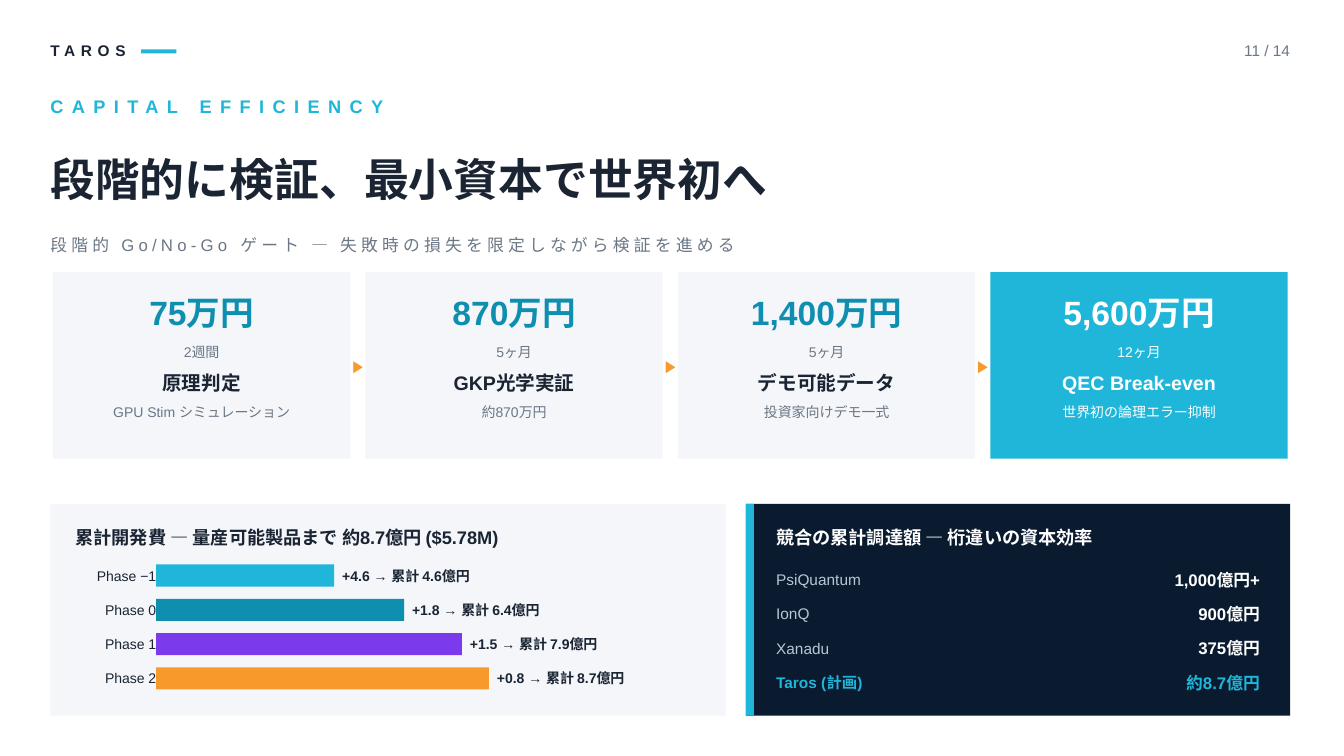
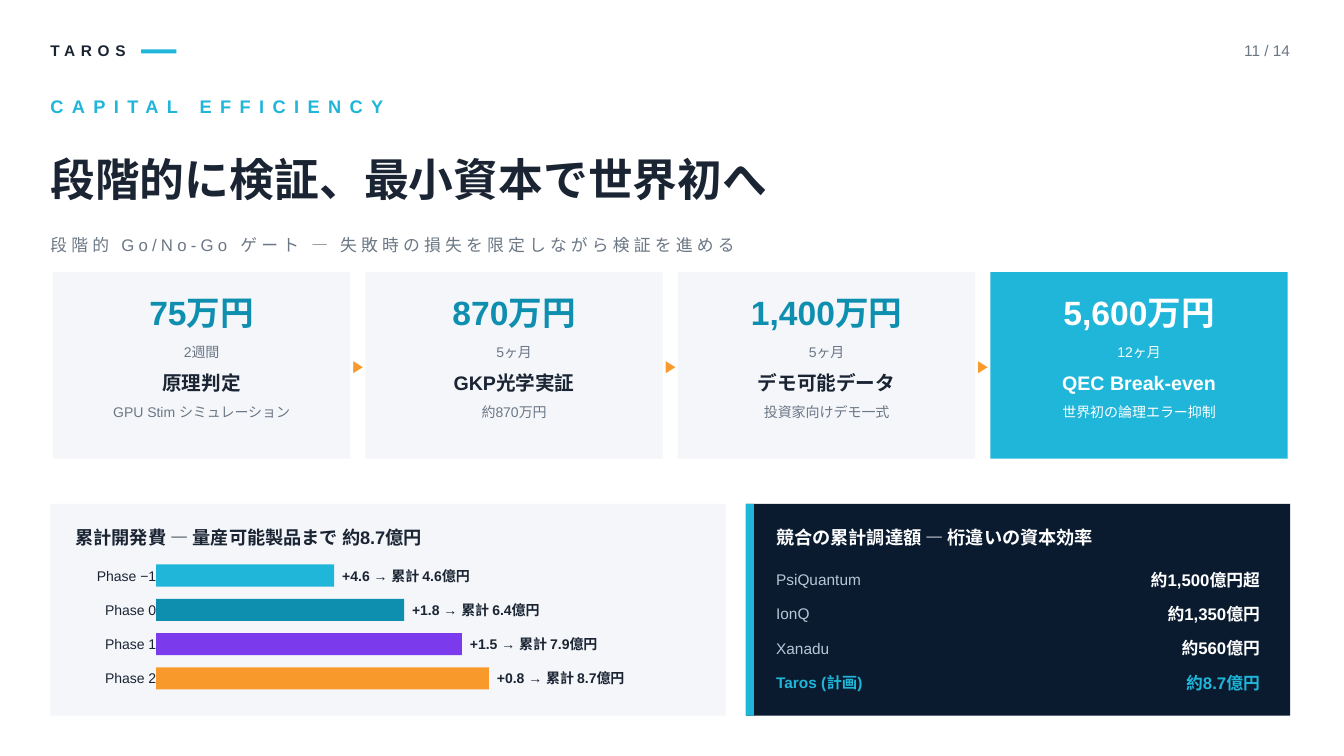
Before and after one commit to TomohiroTani28/Taros, a slide deck: slide 11 of assets/TAROS_Investor_Pitch_Revised.pptx. Drawn at 1344x756 pixels with LibreOffice and Linux fonts; fonts in the diff are those of the drawing. Boxes give left, top, right and bottom in pixels: in the first picture for what was removed or moved away, otherwise in the second. Text is boxed around its words. In the diff, an @@ line names an element or a change of style, - is before the commit and + after.

```diff
--- a/assets/TAROS_Investor_Pitch_Revised.pptx
+++ b/assets/TAROS_Investor_Pitch_Revised.pptx
@@ text at bbox=[76, 528, 422, 546]: text changed @@
-累計開発費 — 量産可能製品まで 約8.7億円 ($5.78M)
+累計開発費 — 量産可能製品まで 約8.7億円
@@ text at bbox=[1151, 571, 1260, 589]: text changed @@
-1,000億円+
+約1,500億円超
@@ text at bbox=[1168, 606, 1260, 623]: text changed @@
-900億円
+約1,350億円
@@ text at bbox=[1182, 640, 1260, 656]: text changed @@
-375億円
+約560億円
```
Also in this commit, not shown: 5 other slides changed, 12 other files.
